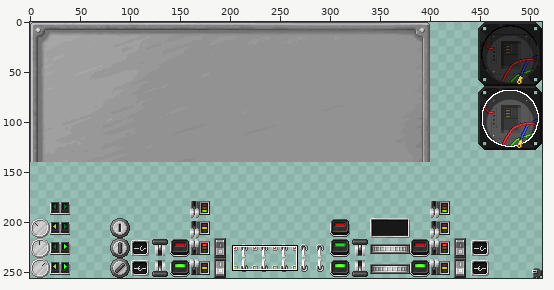
A sprite sheet gets an edit: mccore/src/main/resources/assets/mts/textures/guis/panel.png. Above, an overview of the earlier version with the close-up marked.
Close-up. As it was:
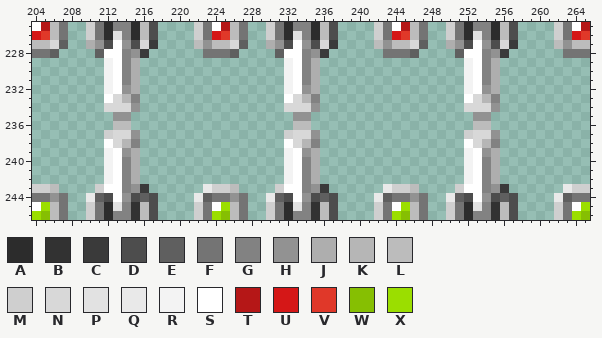
The file is 512x256 pixels. Pixels under 10% opacity are left out. Colours within 5 levels of each other are drawn and written as one. Shown: x 204..265, y 225..246. The commit also changed other parts of the picture, which this record leaves out.
Palette (. is transparent): A #2c2c2c  B #323232  C #3a3a3a  D #4d4d4d  E #5f5f5f  F #747474  G #828282  H #929292  J #aeaeae  K #b6b6b6  L #bcbcbc  M #cfcfcf  N #d8d8d8  P #e2e2e2  Q #e9e9e9  R #f3f3f3  S #ffffff  T #b51717  U #d51717  V #e03829  W #86bf02  X #9bde00
Pixels before, first column x 204:
225 STLF..MFAGGALD....MFSTLF..MFAGGALD....MFSTLF..MFAGGALD....MFST
226 UVLF..MFAPGALD....MFUVLF..MFAPGALD....MFUVLF..MFAPGALD....MFUV
227 LLNE..JHDSHDNC....LHLLNE..JHDSHDNC....LHLLNE..JHDSHDNC....LHLL
228 FFE....ESSGHC......FFFE....ESSGHC......FFFE....ESSGHC......FFF
229 ........RSGJ................RSGJ................RSGJ..........
230 ........RSGJ................RSGJ................RSGJ..........
231 ........RSGJ................RSGJ................RSGJ..........
232 ........RSHJ................RSHJ................RSHJ..........
233 ........SNKG................SNKG................SNKG..........
234 ........NNNH................NNNH................NNNH..........
235 .........HH..................HH..................HH...........
236 .........LL..................LL..................LL...........
237 ........MNNH................MNNH................MNNH..........
238 ........SNKG................SNKG................SNKG..........
239 ........RSHJ................RSHJ................RSHJ..........
240 ........RSGJ................RSGJ................RSGJ..........
241 ........RSGJ................RSGJ................RSGJ..........
242 ........RSGJ................RSGJ................RSGJ..........
243 MML....MSSGHC......QMML....MSSGHC......QMML....MSSGHC......QMM
244 FFHF..QEDSHDED....QEFFHF..QEDSHDED....QEFFHF..QEDSHDED....QEFF
245 SXLF..MFAPGBLD....MFSXLF..MFAPGBLD....MFSXLF..MFAPGBLD....MFSX
246 XWLF..MFAGGBLD....MFXWLF..MFAGGBLD....MFXWLF..MFAGGBLD....MFXW
The result:
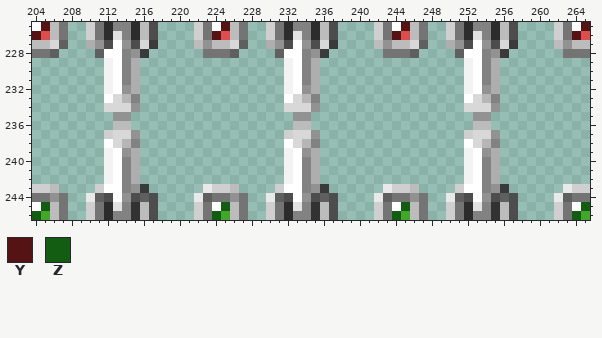
Colours new in this view: Y #561313  Z #125d12
From old to new:
colour V: #e03829 -> #dc4d4d
colour W: #86bf02 -> #42a62b
y 225: x 205 T -> Y; x 225 T -> Y; x 245 T -> Y; x 265 T -> Y
y 226: x 204 U -> Y; x 224 U -> Y; x 244 U -> Y; x 264 U -> Y
y 245: x 205 X -> Z; x 225 X -> Z; x 245 X -> Z; x 265 X -> Z
y 246: x 204 X -> Z; x 224 X -> Z; x 244 X -> Z; x 264 X -> Z
Pixel boxes of the changes (left, top, right, bottom) in both close-ups:
changed: (32, 22, 50, 40)
changed: (212, 22, 230, 40)
changed: (392, 22, 410, 40)
changed: (572, 22, 590, 40)
changed: (32, 202, 50, 220)
changed: (212, 202, 230, 220)
changed: (392, 202, 410, 220)
changed: (572, 202, 590, 220)
